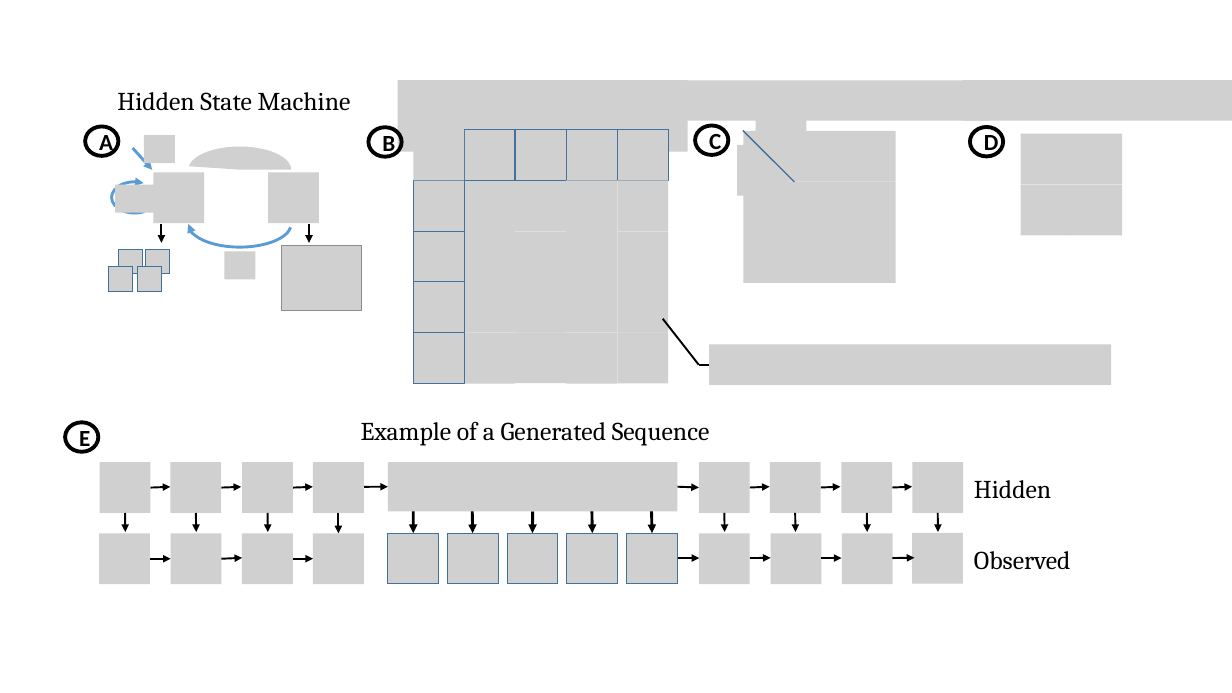
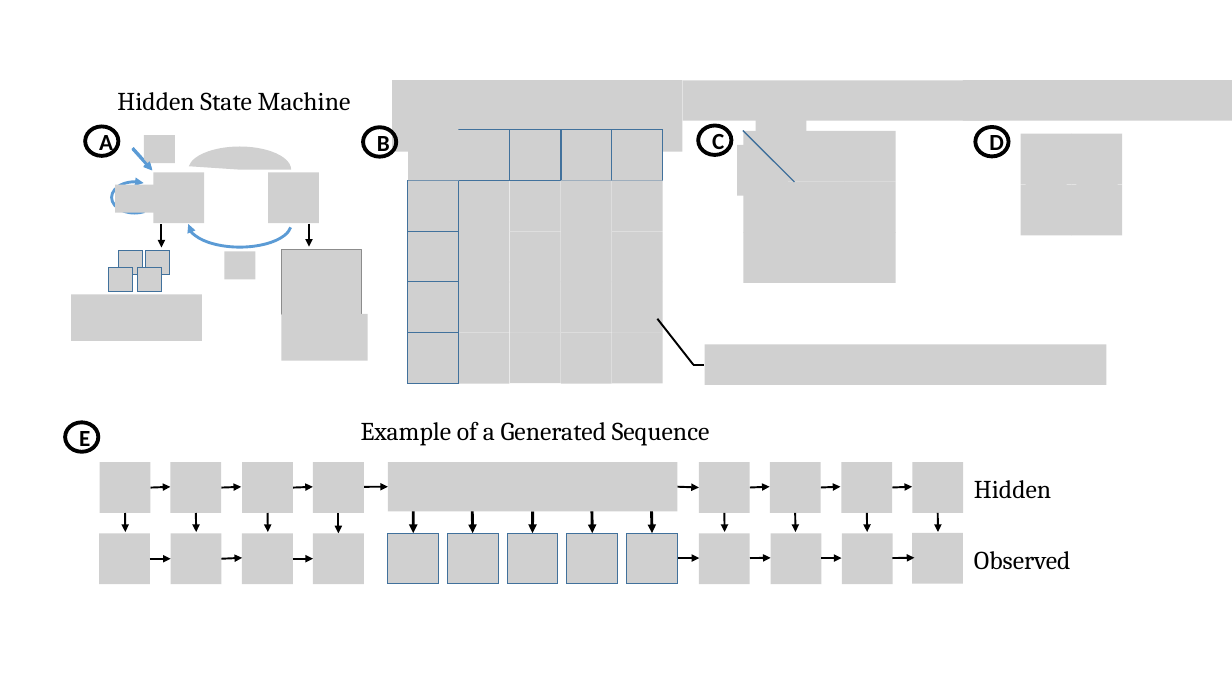
Before and after one commit to David-Taub/HOP-HMM, a slide deck: slide 6 of Help/Figures1.pptx. Drawn at 1232x693 pixels with LibreOffice and Linux fonts; fonts in the diff are those of the drawing; grey boxes stand for pictures. Boxes give left, top, right and bottom in pixels: in the first picture for what was removed or moved away, otherwise in the second. Text is boxed around its words. In the diff, an @@ line names an element or a change of style, - is before the commit and + after.

```diff
--- a/Help/Figures1.pptx
+++ b/Help/Figures1.pptx
@@ ellipse "C": place and size @@
-ellipse "C" at (695,126,728,155)
+ellipse "C" at (699,126,732,155)
@@ ellipse "D": place and size @@
-ellipse "D" at (970,127,1004,156)
+ellipse "D" at (976,127,1009,156)
@@ group added at (71,182,1118,360): 4 pictures @@
@@ arrow moved from (162, 225) - (162, 243) to (162, 225) - (162, 248) @@
@@ arrow moved from (309, 225) - (309, 243) to (309, 224) - (309, 247) @@
@@ picture: place and size @@
-picture at (281,246,361,311)
+picture at (281,250,361,314)
@@ 24 pictures, 2 lines, 1 ellipse: place and size @@
-24 pictures, 2 lines, 1 ellipse at (369,80,1112,385)
+24 pictures, 2 lines, 1 ellipse at (363,80,1107,385)
```
Also in this commit, not shown: 4 other slides changed, 28 other files.
